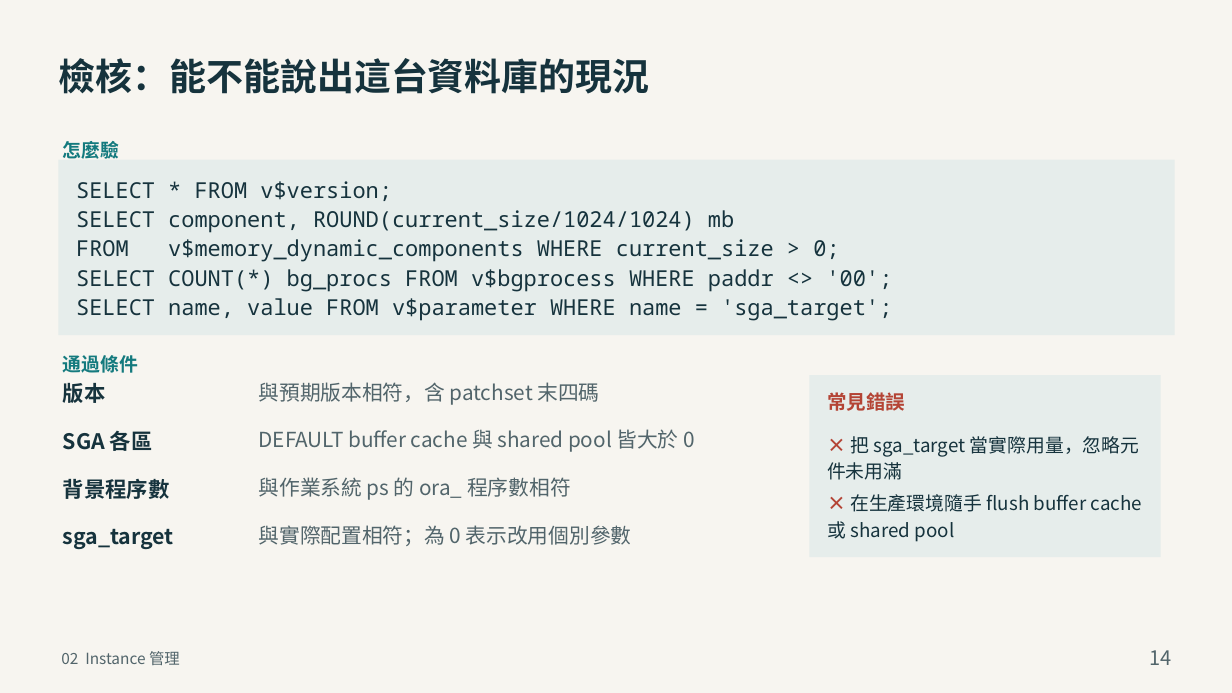
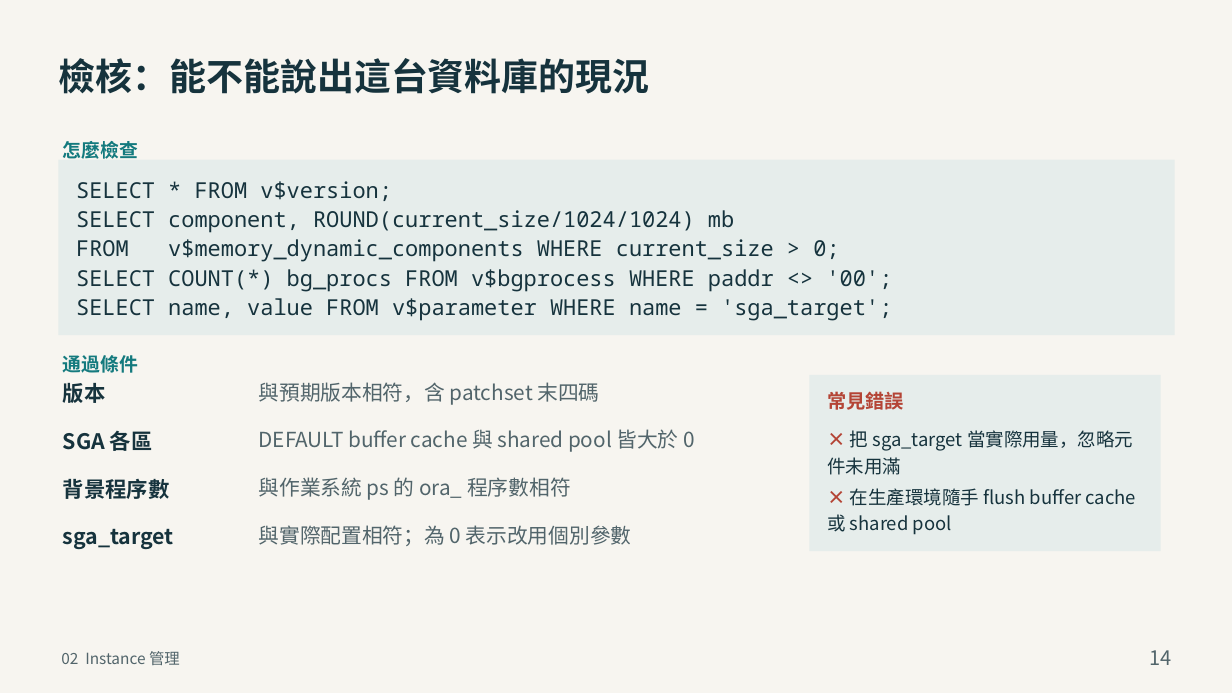
Before and after one commit to YouAreTheBlueSky/Oracle-DBA-Training-Docs, a slide deck: slide 14 of deliver_beginner/02_Oracle_DBA_建置與日常管理.pptx. Drawn at 1232x693 pixels with LibreOffice and Linux fonts; fonts in the diff are those of the drawing. Boxes give left, top, right and bottom in pixels: in the first picture for what was removed or moved away, otherwise in the second. Text is boxed around its words. In the diff, an @@ line names an element or a change of style, - is before the commit and + after.

Commit message:
檢核頁：標籤改為「怎麼檢查」，常見錯誤基準字級 13→14
73 頁檢核頁的「怎麼驗」全部改為「怎麼檢查」。常見錯誤項目由 13pt 提到 14pt（標題 13.5→14.5），全部 73 頁重新產生且未觸發自動縮字；第 2 章 p14 因已個別放大，pitfall_scale 由 1.22 調為 1.02 以免每次都退讓。

建置腳本改為在 deckkit（版面程式）更新時也重建，避免只改版面卻因模組未變而跳過。

```diff
--- a/deliver_beginner/02_Oracle_DBA_建置與日常管理.pptx
+++ b/deliver_beginner/02_Oracle_DBA_建置與日常管理.pptx
@@ text at (63,141,138,159): text changed @@
-怎麼驗
+怎麼檢查
@@ rectangle: place and size @@
-rectangle at (809,375,1160,557)
+rectangle at (809,375,1160,551)
@@ text "常見錯誤" at (827,392,903,410): size 19.1 to 18.6 pt; line spacing 27.1pt to 26.5pt @@
@@ text "× 把 sga_target 當實際用量，忽略元件未用滿" at (827,430,1136,535): size 18.3 to 18 pt; line spacing 26.1pt to 25.5pt @@
```
Also in this commit, not shown: 13 other slides changed, 20 other files.
